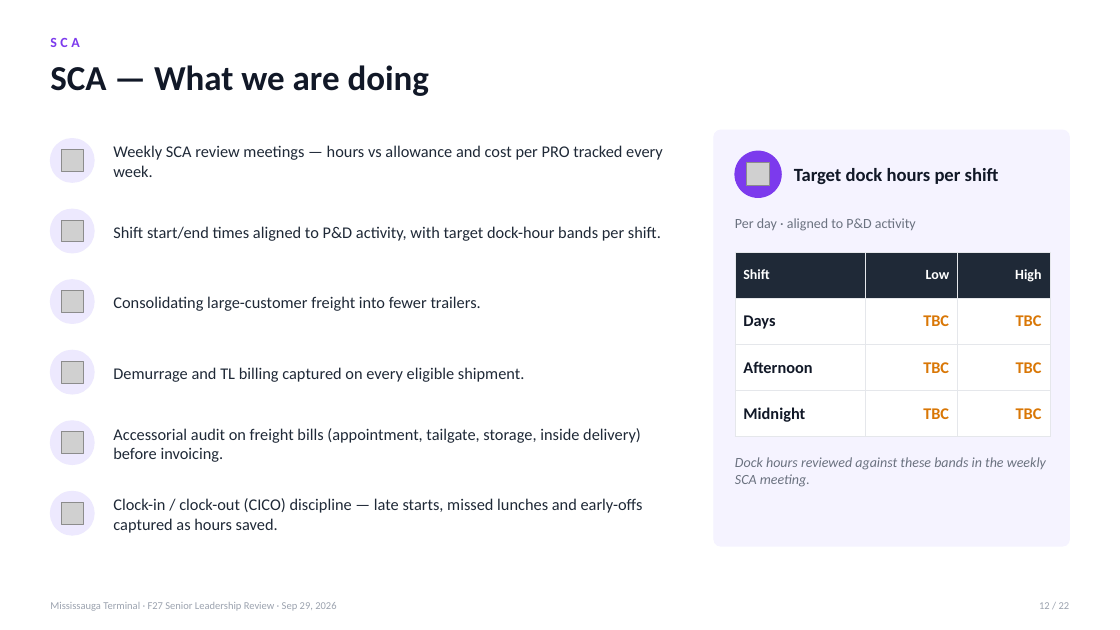
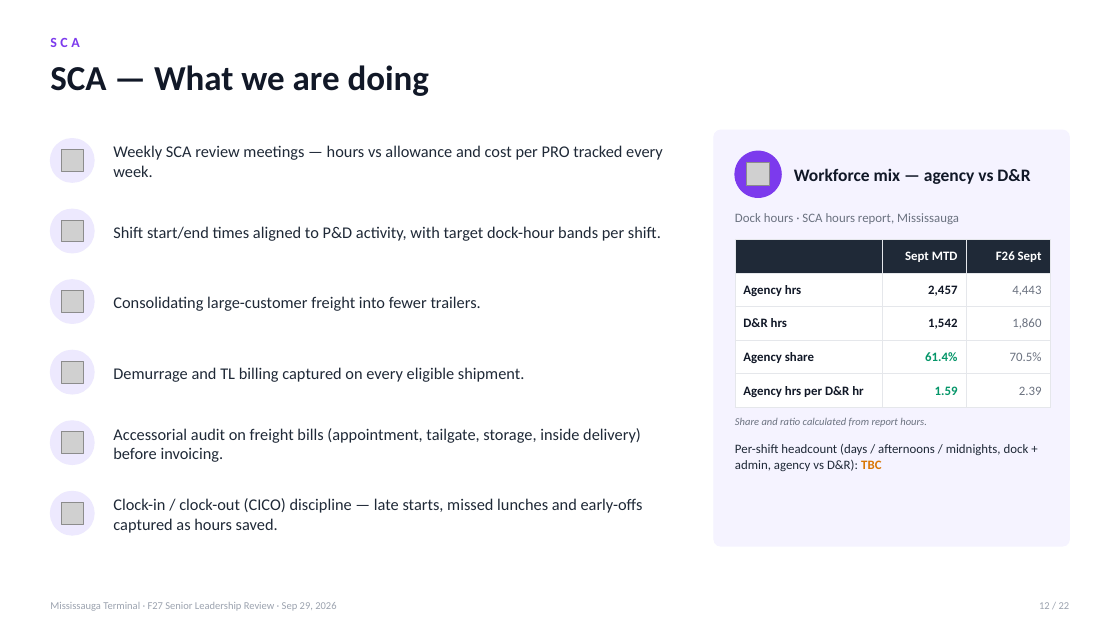
Before and after one commit to FuoriclasseX/mississauga-terminal-f26-cost-transformation-dashboard, a slide deck: slide 12 of presentation/Mississauga_F27_Leadership_Review_Sep29.pptx. Drawn at 1120x630 pixels with LibreOffice and Linux fonts; fonts in the diff are those of the drawing; grey boxes stand for pictures. Boxes give left, top, right and bottom in pixels: in the first picture for what was removed or moved away, otherwise in the second. Text is boxed around its words. In the diff, an @@ line names an element or a change of style, - is before the commit and + after.

```diff
--- a/presentation/Mississauga_F27_Leadership_Review_Sep29.pptx
+++ b/presentation/Mississauga_F27_Leadership_Review_Sep29.pptx
@@ text at (794, 168, 1030, 184): text changed; size 16 to 15 pt @@
-Target dock hours per shift
+Workforce mix — agency vs D&R
@@ text at (735, 213, 959, 224): text changed; size 12 to 11 pt @@
-Per day · aligned to P&D activity
+Dock hours · SCA hours report, Mississauga
@@ table at (735, 239, 1050, 401) @@
-row 1: Shift | Low | High
-row 2: Days | TBC | TBC
-row 3: Afternoon | TBC | TBC
-row 4: Midnight | TBC | TBC
+row 1:  | Sept MTD | F26 Sept
+row 2: Agency hrs | 2,457 | 4,443
+row 3: D&R hrs | 1,542 | 1,860
+row 4: Agency share | 61.4% | 70.5%
+row 5: Agency hrs per D&R hr | 1.59 | 2.39
@@ table: place and size @@
-table at (735, 252, 1050, 426)
+table at (735, 239, 1050, 401)
@@ text at (735, 418, 927, 427): text changed; size 12 to 9 pt @@
-Dock hours reviewed against these bands in the weekly SCA meeting.
+Share and ratio calculated from report hours.
@@ text "Share and ratio calculated from ..." at (735, 418, 927, 427): vertical alignment top to middle @@
@@ text added at (735, 444, 1029, 471), 11 pt, text #1F2937 @@
+Per-shift headcount (days / afternoons / midnights, dock + admin, agency vs D&R): TBC
```
Also in this commit, not shown: 3 other slides changed, 1 slide added, 1 slide removed.
